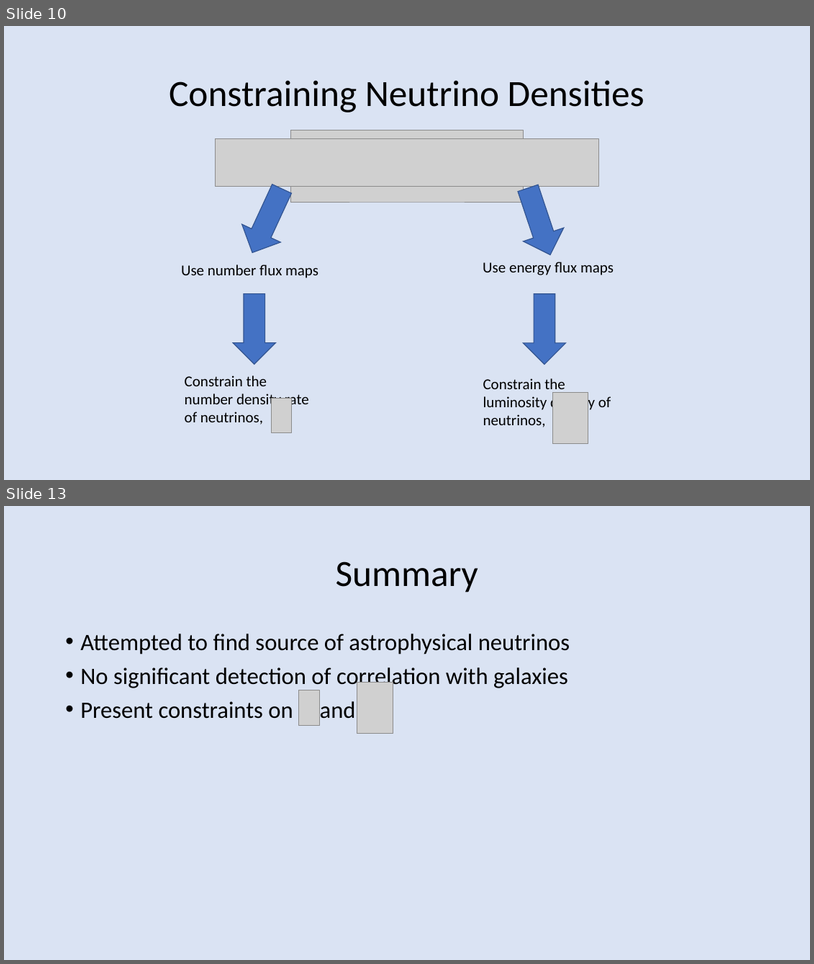
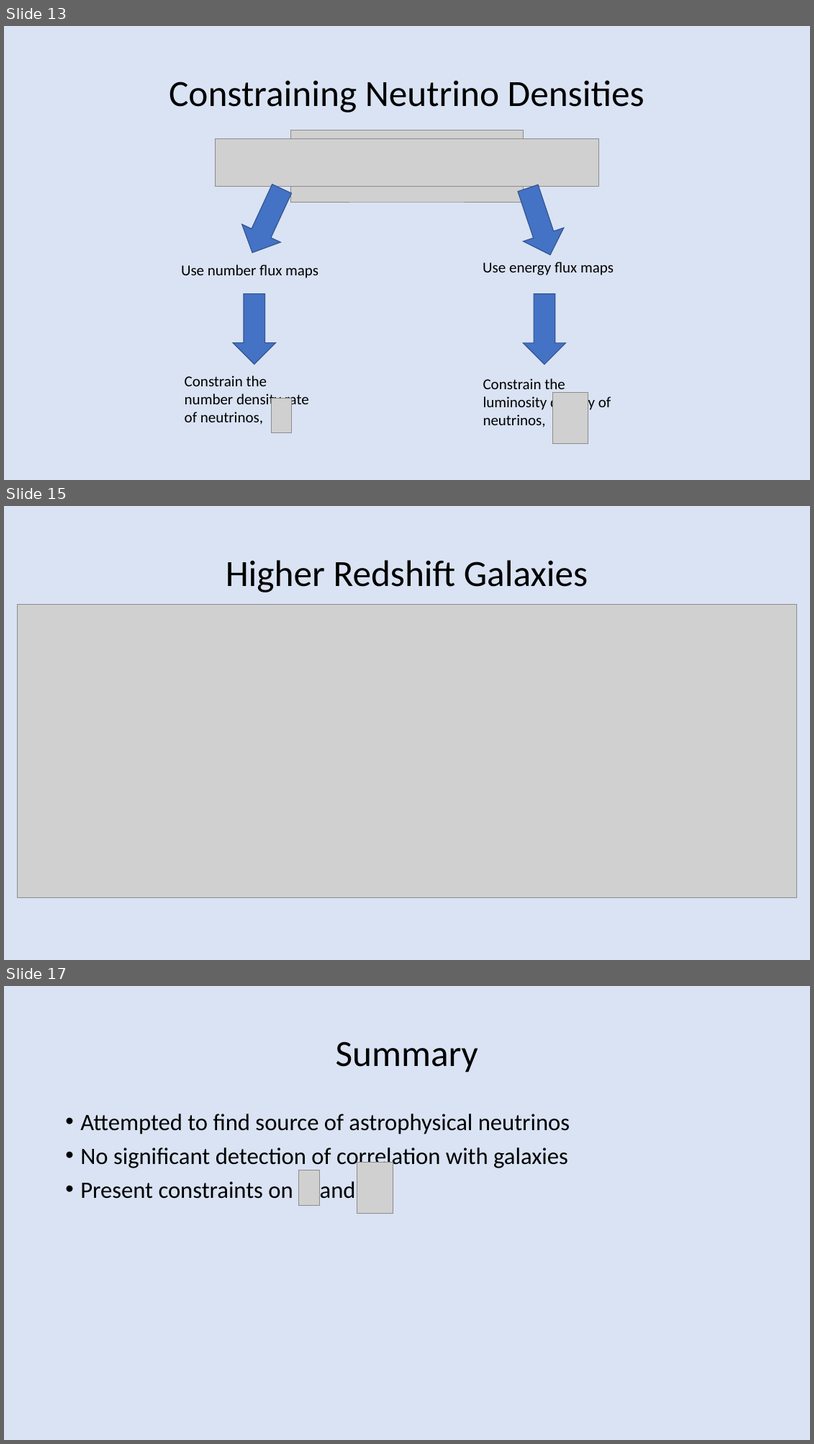
Before and after one commit to BenGPatterson/NeutrinoCrossCorrelations, a slide deck: Nuxcorr_slides.pptx. Shown one above the other, each under a label of ours: slides 10 and 13 before the commit, slides 13, 15 and 17 after it; the slides between them are not shown. The pictures are 814x964 and 814x1444 pixels, drawn with LibreOffice and Linux fonts; fonts in the diff are those of the drawing; grey boxes stand for pictures. Boxes give left, top, right and bottom in pixels: in the first picture for what was removed or moved away, otherwise in the second. Text is boxed around its words. In the diff, an @@ line names an element or a change of style, - is before the commit and + after.

```diff
--- a/Nuxcorr_slides.pptx
+++ b/Nuxcorr_slides.pptx
@@ slide 15 added at bbox=[4, 506, 810, 960], background #DAE3F3 @@
@@ title added at bbox=[226, 560, 588, 592], 44 pt, text #000000 @@
+Higher Redshift Galaxies
@@ picture added at bbox=[17, 605, 797, 898] @@
@@ what was slide 10 is now slide 13 @@
@@ what was slide 13 is now slide 17 @@
```
Also in this commit, not shown: 5 slides changed, 2 other slides added.
